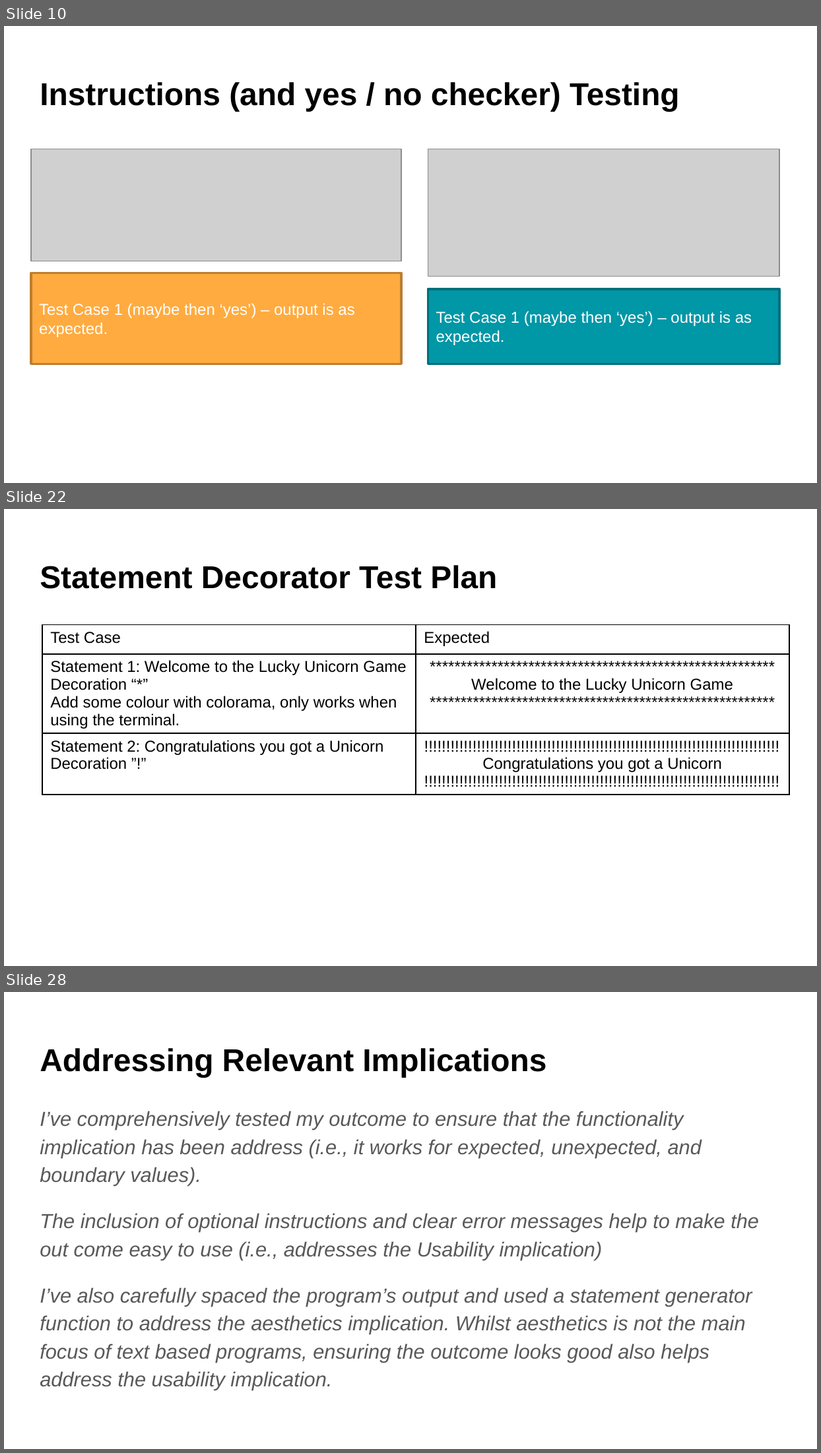
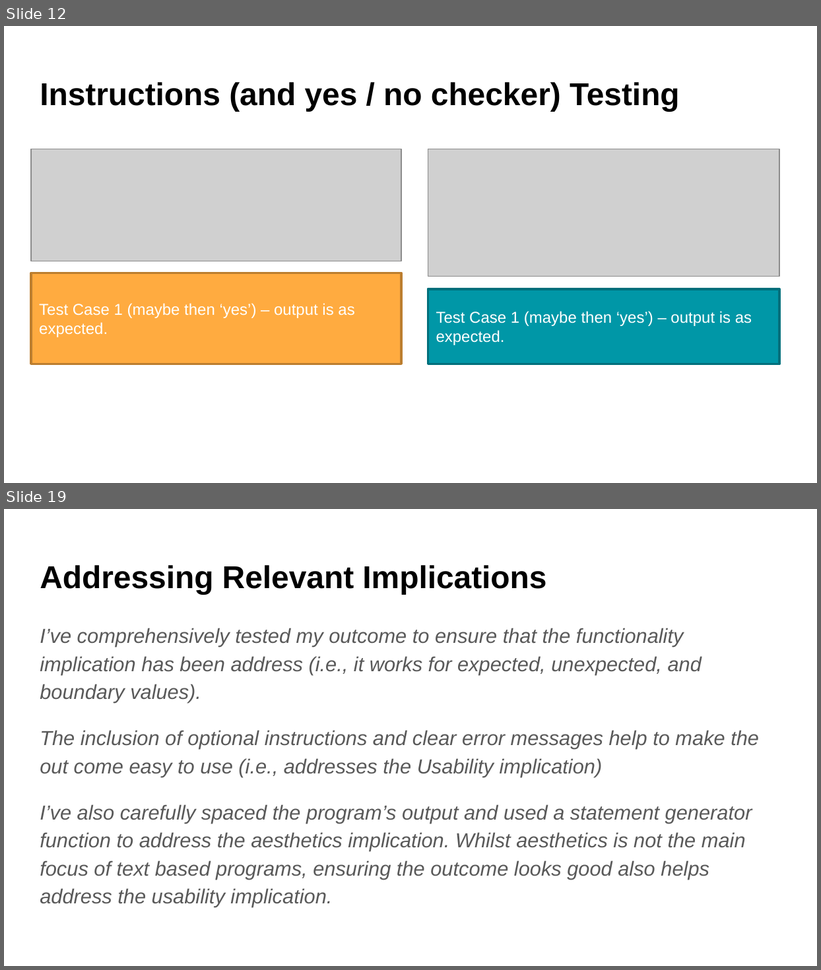
Before and after one commit to aspectnz/PEX, a slide deck: main/games/rock_paper_scissors/Rock Paper Scissors Documentation.pptx. Shown one above the other, each under a label of ours: slides 10, 22 and 28 before the commit, slides 12 and 19 after it; the slides between them are not shown. The pictures are 821x1453 and 821x970 pixels, drawn with LibreOffice and Linux fonts; fonts in the diff are those of the drawing; grey boxes stand for pictures. Boxes give left, top, right and bottom in pixels: in the first picture for what was removed or moved away, otherwise in the second. Text is boxed around its words. In the diff, an @@ line names an element or a change of style, - is before the commit and + after.

```diff
--- a/main/games/rock_paper_scissors/Rock Paper Scissors Documentation.pptx
+++ b/main/games/rock_paper_scissors/Rock Paper Scissors Documentation.pptx
@@ slide 22 removed at [4, 509, 817, 966], background #FFFFFF @@
@@ title removed at [40, 565, 497, 589] @@
-Statement Decorator Test Plan
@@ table removed at [42, 625, 789, 803], 3 rows, 2 columns @@
-Test Case | Expected
-Statement 1: Welcome to the Lucky Unicorn Game / Decoration “*” / Add some colour with colorama, only works when using the terminal. | ********************************************************Welcome to the Lucky Unicorn Game ********************************************************
-Statement 2: Congratulations you got a Unicorn Decoration ”!” | !!!!!!!!!!!!!!!!!!!!!!!!!!!!!!!!!!!!!!!!!!!!!!!!!!!!!!!!!!!!!!!!!!!!!!!!!!!!!!!!!Congratulations you got a Unicorn / !!!!!!!!!!!!!!!!!!!!!!!!!!!!!!!!!!!!!!!!!!!!!!!!!!!!!!!!!!!!!!!!!!!!!!!!!!!!!!!!!
@@ what was slide 10 is now slide 12 @@
@@ what was slide 28 is now slide 19 @@
```
Also in this commit, not shown: 6 slides changed, 4 slides added, 12 other slides removed, 9 other files.
